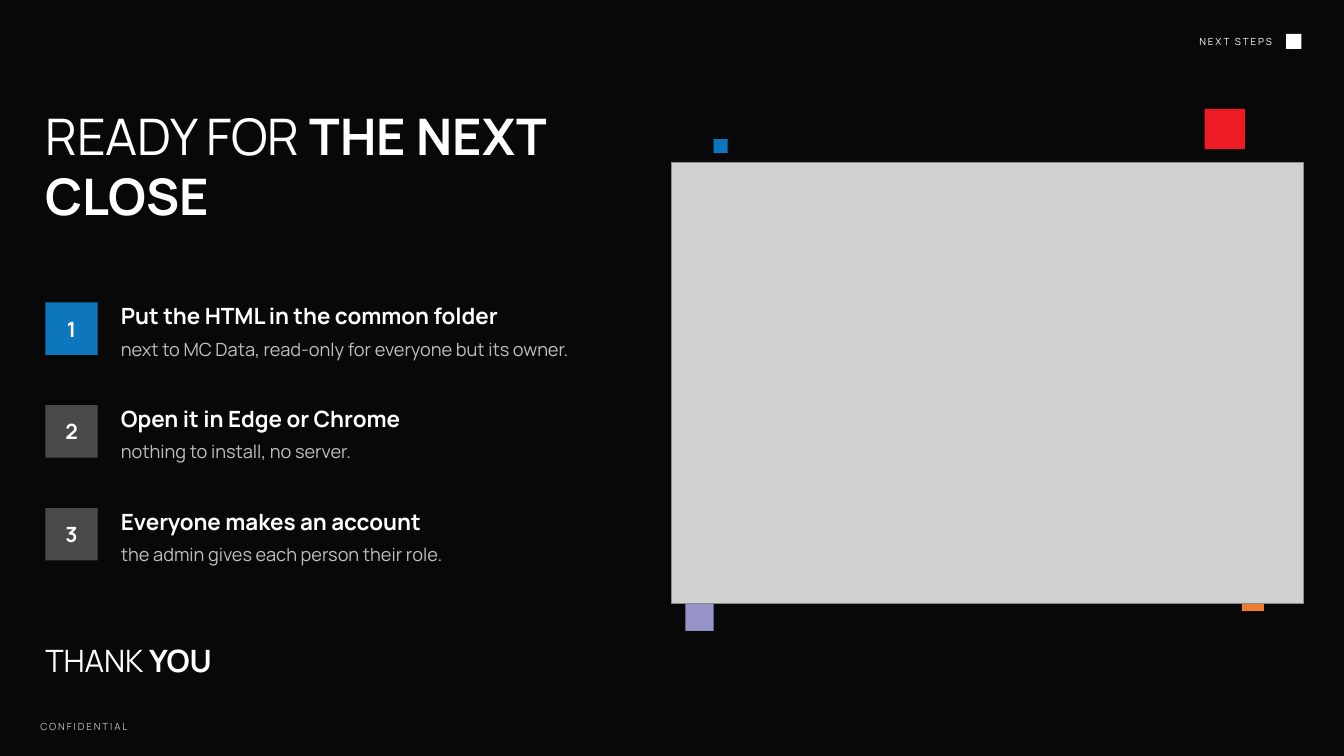
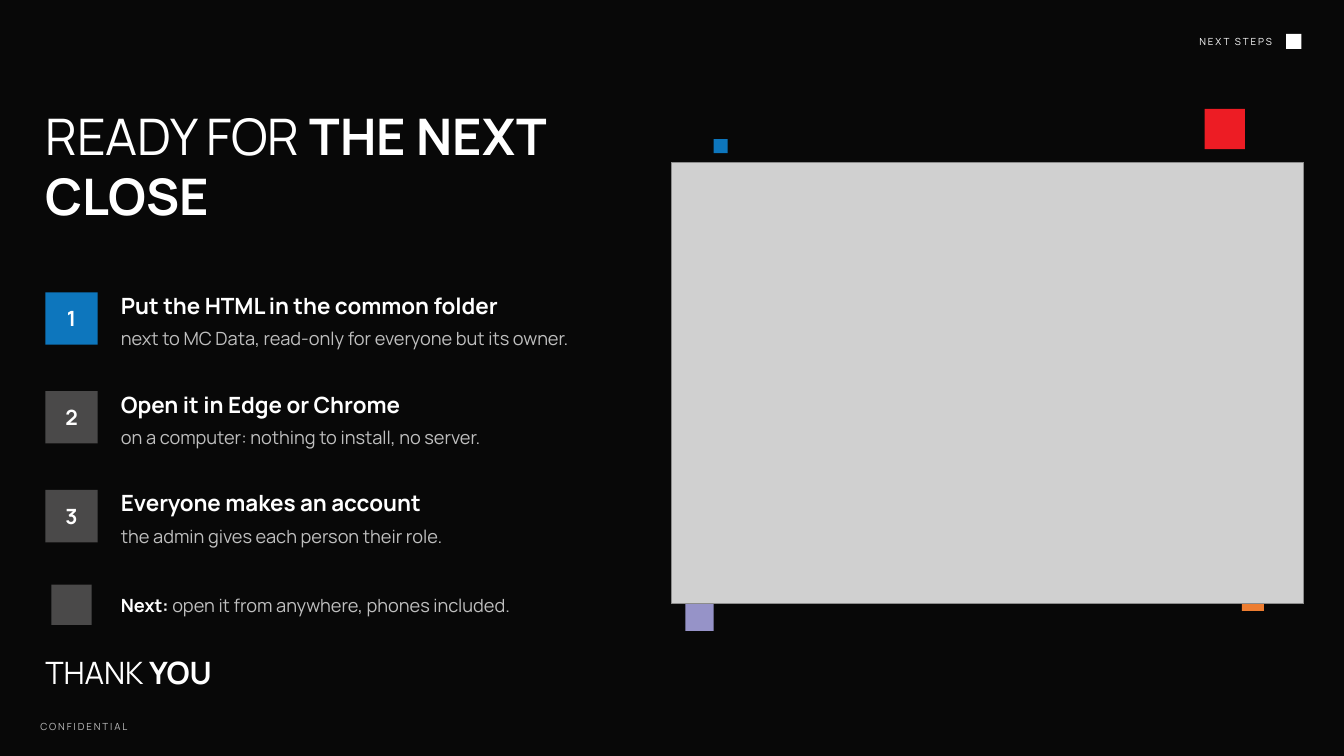
Before and after one commit to Wizdeed1/s, a slide deck: slide 18 of final/MC Monthly Report Builder - Overview.pptx. Drawn at 1344x756 pixels with LibreOffice and Linux fonts; fonts in the diff are those of the drawing; grey boxes stand for pictures; background and template pictures are left out. Boxes give left, top, right and bottom in pixels: in the first picture for what was removed or moved away, otherwise in the second. Text is boxed around its words. In the diff, an @@ line names an element or a change of style, - is before the commit and + after.

```diff
--- a/final/MC Monthly Report Builder - Overview.pptx
+++ b/final/MC Monthly Report Builder - Overview.pptx
@@ 3 texts, 1 rectangle: place and size @@
-3 texts, 1 rectangle at <box>45,302,568,361</box>
+3 texts, 1 rectangle at <box>45,292,568,350</box>
@@ 2 texts, 1 rectangle: place and size @@
-2 texts, 1 rectangle at <box>45,405,400,458</box>
+2 texts, 1 rectangle at <box>45,391,400,444</box>
@@ text at <box>121,430,480,449</box>: text changed @@
-nothing to install, no server.
+on a computer: nothing to install, no server.
@@ 3 texts, 1 rectangle: place and size @@
-3 texts, 1 rectangle at <box>45,508,442,566</box>
+3 texts, 1 rectangle at <box>45,490,442,548</box>
@@ rectangle added at <box>51,585,92,625</box>, fill #4A4949 @@
@@ text added at <box>121,598,509,617</box>, 13 pt, text #BFBFBF @@
+Next: open it from anywhere, phones included.
@@ text "THANK YOU": place and size @@
-text "THANK YOU" at <box>45,649,212,673</box>
+text "THANK YOU" at <box>45,661,212,685</box>
```
Also in this commit, not shown: 2 other slides changed, 4 other files.
